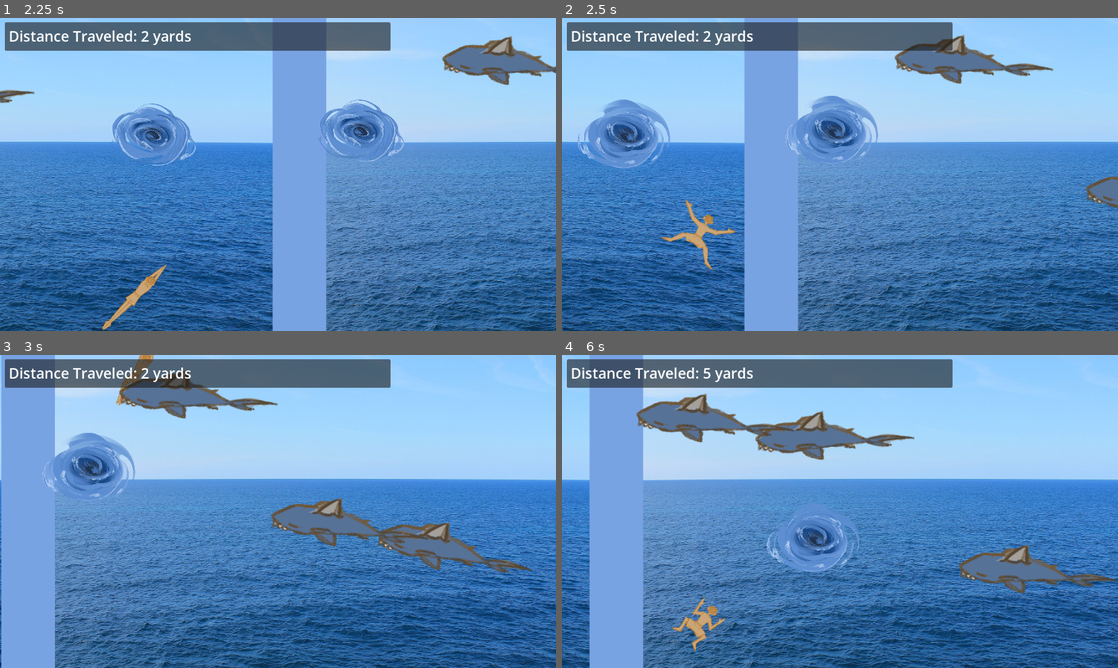
Above: before the commit, frames 1-4 (two rows, left to right).
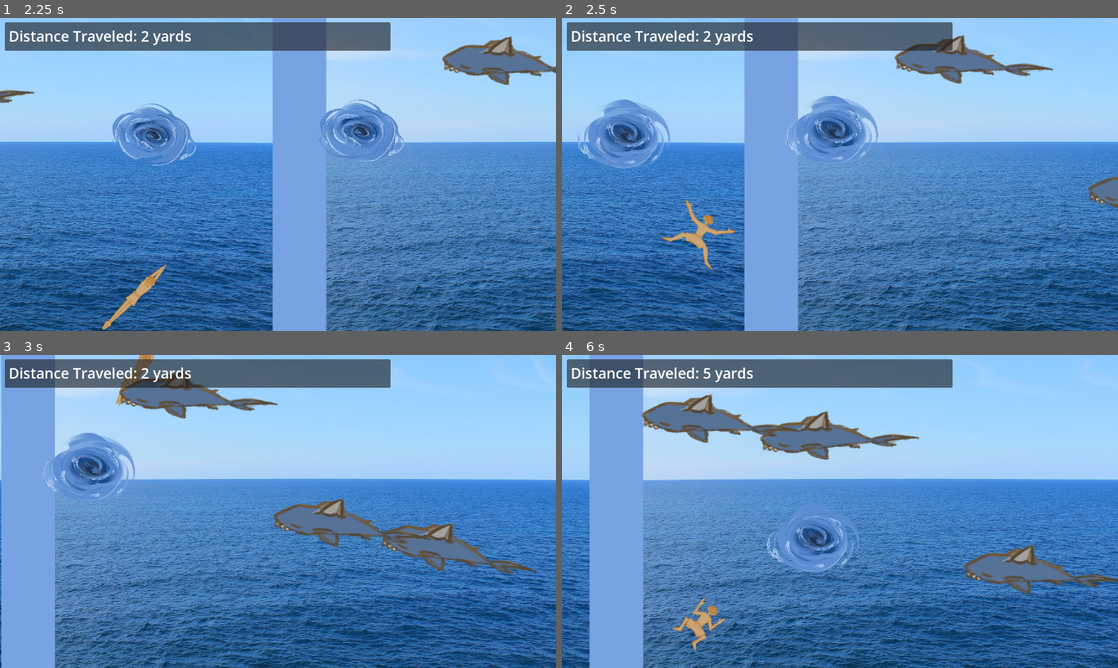
Above: after the commit, the same moments.

Repository: sophieTheProgrammer/microjam-island-61
Game: Godot game, scene res://scenes/game.tscn
Two runs of this game, one before a commit and one after it. Both use one fixed random seed, a clock stepped at 60 frames per second and the inputs below.
Inputs (mouse positions are in pixels of both pictures, inside the frame that each line leads up to):
- Up to frame 1 (2.25 s): tap Enter (ui_accept) at 0.5, 0.77, 1.52 s; move the mouse to (400, 158) at 0.52 s; hold Up (up) 0.53-1.28 s; click (400, 158) at 0.6 s; move the mouse to (166, 190) at 1.27 s; hold Down (down) 1.28-2.03 s; click (166, 190) at 1.35 s; move the mouse to (333, 105) at 2.02 s; hold Up (up) from 2.03 s (still down); click (333, 105) at 2.1 s
- Up to frame 2 (2.5 s): keep holding Up (up)
- Up to frame 3 (3 s): keep holding Up (up); move the mouse to (250, 574) at 2.77 s; click (250, 574) at 2.85 s
- Up to frame 4 (6 s): tap Enter (ui_accept) at 3.02, 3.77, 4.52 s; move the mouse to (1006, 558) at 3.52 s; release Up (up) at 3.53 s; hold Down (down) 3.53-5.78 s; click (1006, 558) at 3.6 s; move the mouse to (673, 464) at 4.27 s; click (673, 464) at 4.35 s; move the mouse to (867, 511) at 5.02 s; click (867, 511) at 5.1 s; move the mouse to (756, 433) at 5.77 s; hold Up (up) from 5.78 s (still down); click (756, 433) at 5.85 s

Frame 1 is identical in both runs. In frame 2, 0.2% of the frame differs, in the area x 94-100%, y 50-61%; in frame 3, 1.4%; in frame 4, 3.0%, in the area x 13-100%, y 12-77%.

Commit message:
hitbox changes

Diff:
--- a/scenes/player.tscn
+++ b/scenes/player.tscn
@@ -26,8 +26,8 @@
 "speed": 5.0
 }]
 
-[sub_resource type="RectangleShape2D" id="RectangleShape2D_h2h35"]
-size = Vector2(95, 32)
+[sub_resource type="CapsuleShape2D" id="CapsuleShape2D_po4rd"]
+height = 100.0
 
 [node name="player" type="CharacterBody2D" unique_id=1710529082]
 collision_layer = 3
@@ -42,5 +42,6 @@
 autoplay = "default"
 
 [node name="CollisionShape2D" type="CollisionShape2D" parent="." unique_id=1614122116]
-position = Vector2(28.5, 0)
-shape = SubResource("RectangleShape2D_h2h35")
+position = Vector2(11, 0)
+rotation = 1.5707964
+shape = SubResource("CapsuleShape2D_po4rd")
--- a/scenes/shark.tscn
+++ b/scenes/shark.tscn
@@ -15,8 +15,9 @@
 "speed": 4.0
 }]
 
-[sub_resource type="RectangleShape2D" id="RectangleShape2D_inbs7"]
-size = Vector2(404, 100.000015)
+[sub_resource type="CapsuleShape2D" id="CapsuleShape2D_po4rd"]
+radius = 19.444445
+height = 416.6667
 
 [node name="shark" type="Node2D" unique_id=1939501999]
 scale = Vector2(0.72, 0.72)
@@ -31,4 +32,5 @@
 [node name="Death" parent="AnimatedSprite2D" unique_id=191725155 instance=ExtResource("3_po4rd")]
 
 [node name="CollisionShape2D" type="CollisionShape2D" parent="AnimatedSprite2D/Death" unique_id=114000227]
-shape = SubResource("RectangleShape2D_inbs7")
+rotation = 1.5707964
+shape = SubResource("CapsuleShape2D_po4rd")
Not shown, added: art/IMG_3311.png.import
